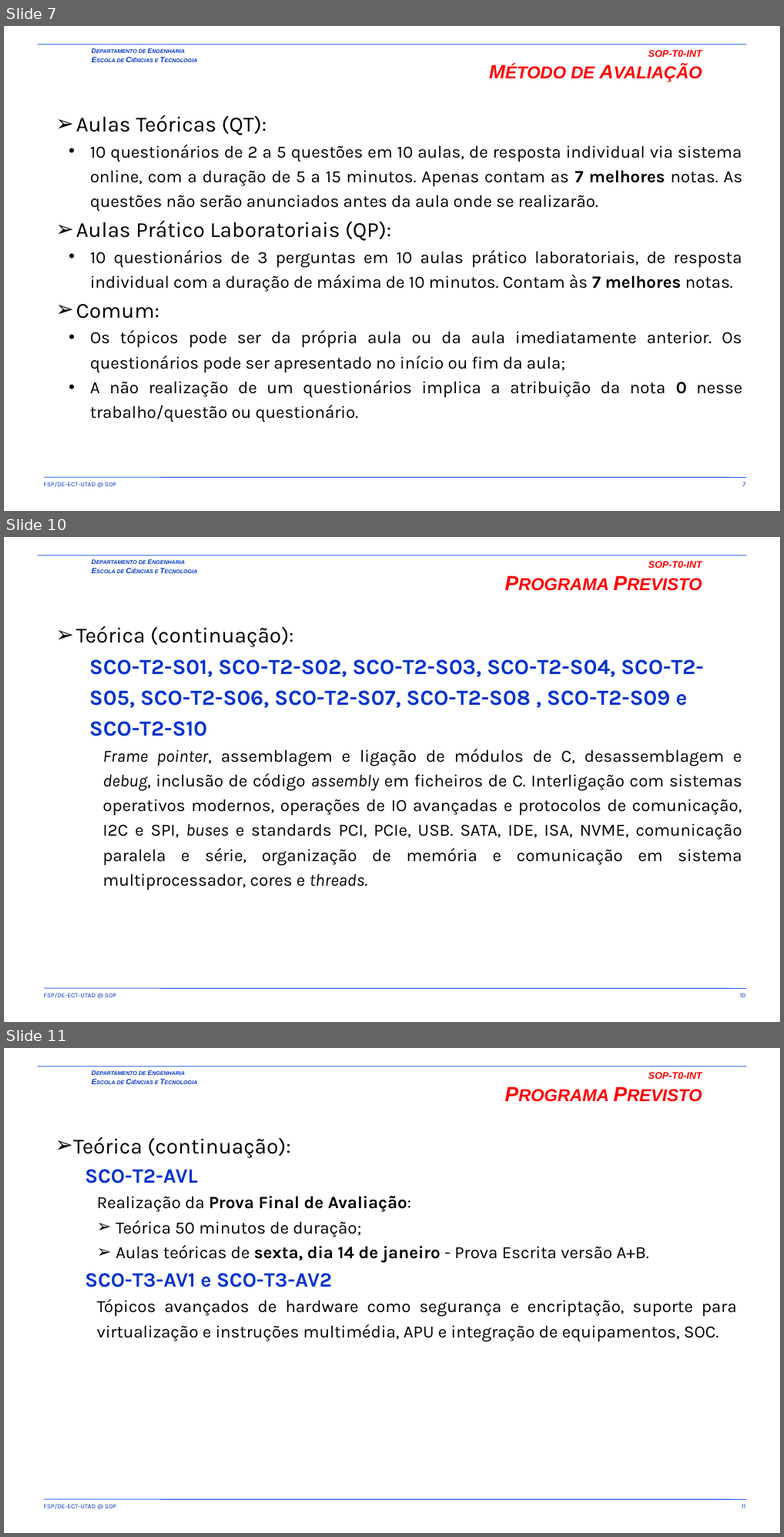
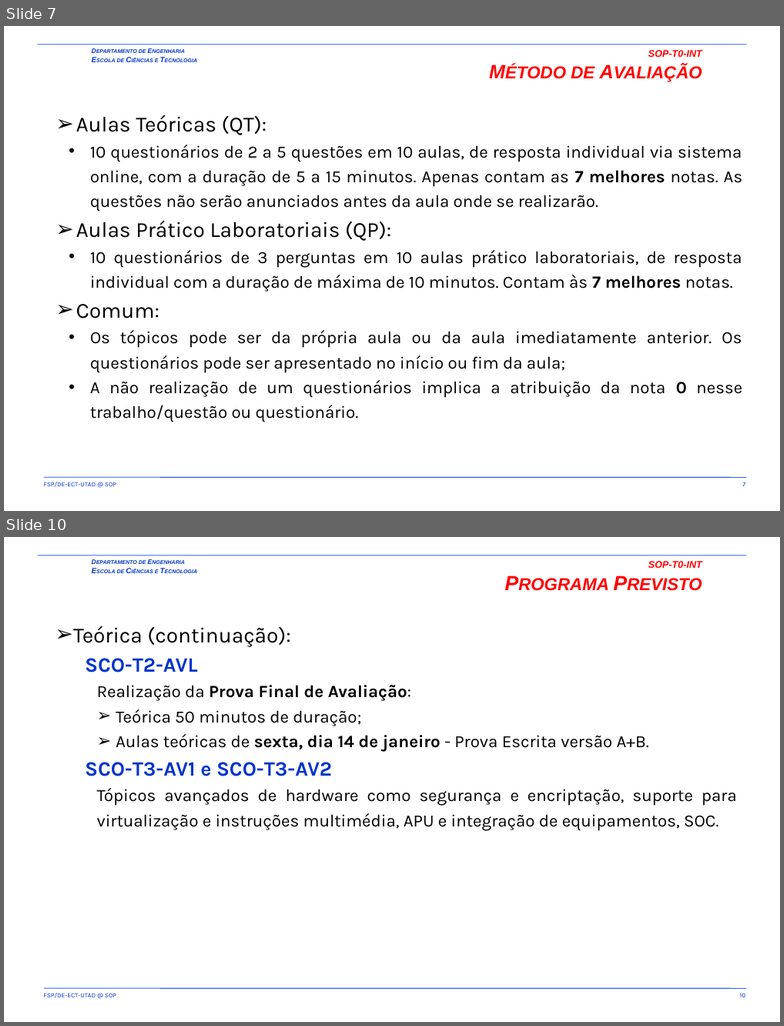
Before and after one commit to fsp864/UTAD-SCO, a slide deck: aulas/t/SCO-T0-INT.pptx. Shown one above the other, each under a label of ours: slides 7, 10 and 11 before the commit, slides 7 and 10 after it; the slides between them are not shown. The pictures are 784x1537 and 784x1026 pixels, drawn with LibreOffice and Linux fonts; fonts in the diff are those of the drawing; background and template pictures are left out. Boxes give left, top, right and bottom in pixels: in the first picture for what was removed or moved away, otherwise in the second. Text is boxed around its words. In the diff, an @@ line names an element or a change of style, - is before the commit and + after.

```diff
--- a/aulas/t/SCO-T0-INT.pptx
+++ b/aulas/t/SCO-T0-INT.pptx
@@ slide 10 removed at box(4, 537, 780, 1022), background picture (left out); not listed: 5 template elements that a slide beside it also shows @@
@@ title removed at box(648, 561, 702, 568) @@
-SOP-T0-INT
-PROGRAMA PREVISTO
@@ text removed at box(76, 626, 742, 890) @@
-➢ Teórica (continuação):
-  SCO-T2-S01, SCO-T2-S02, SCO-T2-S03, SCO-T2-S04, SCO-T2-S05, SCO-T2-S06, SCO-T2-S07, SCO-T2-S08 , SCO-T2-S09 e SCO-T2-S10
-    Frame pointer, assemblagem e ligação de módulos de C, desassemblagem e debug, inclusão de código assembly em ficheiros de C. Interligação com sistemas operativos modernos, operações de IO avançadas e protocolos de comunicação, I2C e SPI, buses e standards PCI, PCIe, USB. SATA, IDE, ISA, NVME, comunicação paralela e série, organização de memória e comunicação em sistema multiprocessador, cores e threads.
@@ what was slide 11 is now slide 10 @@
@@ page number at box(740, 993, 746, 997): text changed @@
-11
+10
```
Also in this commit, not shown: 2 slides changed.
